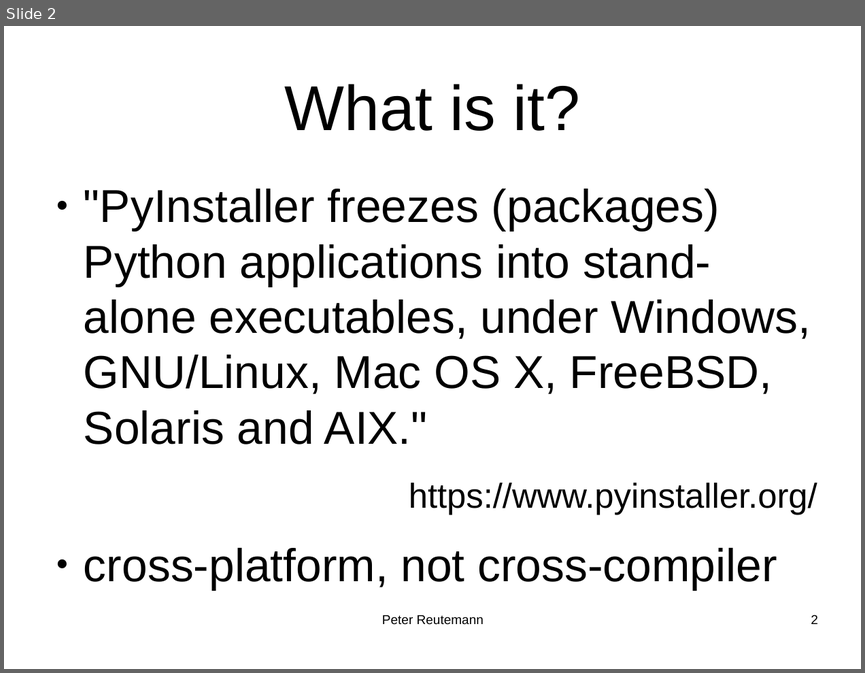
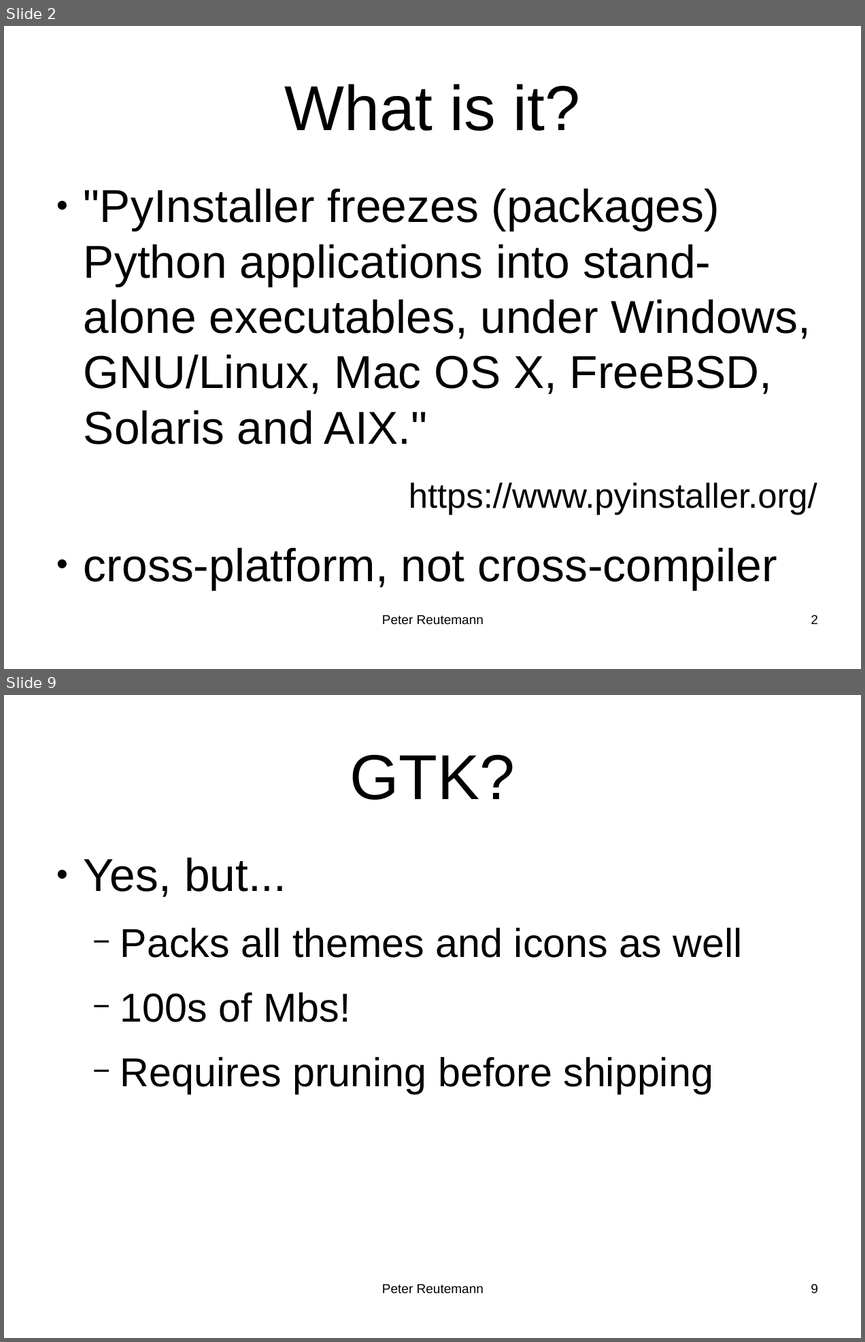
Before and after one commit to HamPUG/meetings, a slide deck: 2021/2021-12-13/pyinstaller.odp. Shown one above the other, each under a label of ours: slide 2 before the commit, slides 2 and 9 after it; the slides between them are not shown. The pictures are 865x673 and 865x1342 pixels, drawn with LibreOffice and Linux fonts; fonts in the diff are those of the drawing. Boxes give left, top, right and bottom in pixels: in the first picture for what was removed or moved away, otherwise in the second. Text is boxed around its words. In the diff, an @@ line names an element or a change of style, - is before the commit and + after.

```diff
--- a/2021/2021-12-13/pyinstaller.odp
+++ b/2021/2021-12-13/pyinstaller.odp
@@ slide 9 added at (x1=4, y1=695, x2=861, y2=1338), background #FFFFFF @@
@@ title added at (x1=349, y1=755, x2=515, y2=800), 58.7 pt, text #000000 @@
+GTK?
@@ text added at (x1=84, y1=858, x2=742, y2=1093), 37.3 pt, text #000000 @@
+● Yes, but...
+  − Packs all themes and icons as well
+  − 100s of Mbs!
+  − Requires pruning before shipping
@@ text added at (x1=382, y1=1284, x2=483, y2=1293), 12 pt, text #000000 @@
+Peter Reutemann
@@ page number added at (x1=810, y1=1283, x2=818, y2=1293), 12 pt, text #000000 @@
+9
```
Also in this commit, not shown: 4 slides changed, 2 other slides added, 12 other files.
